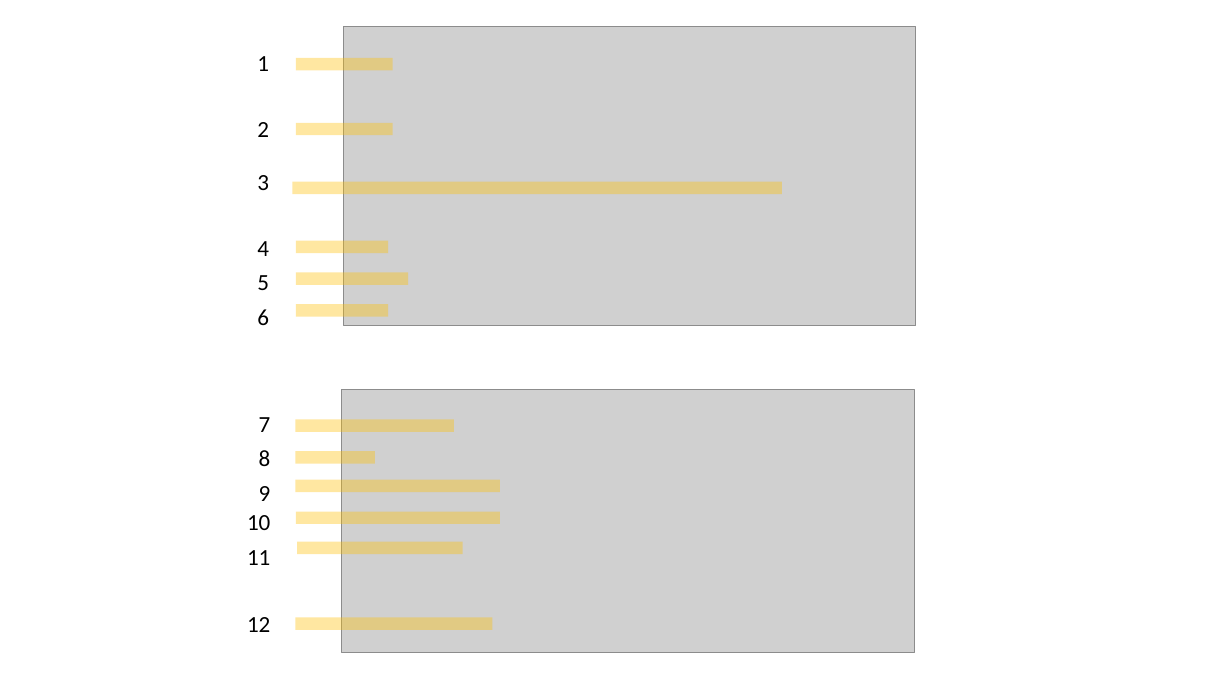
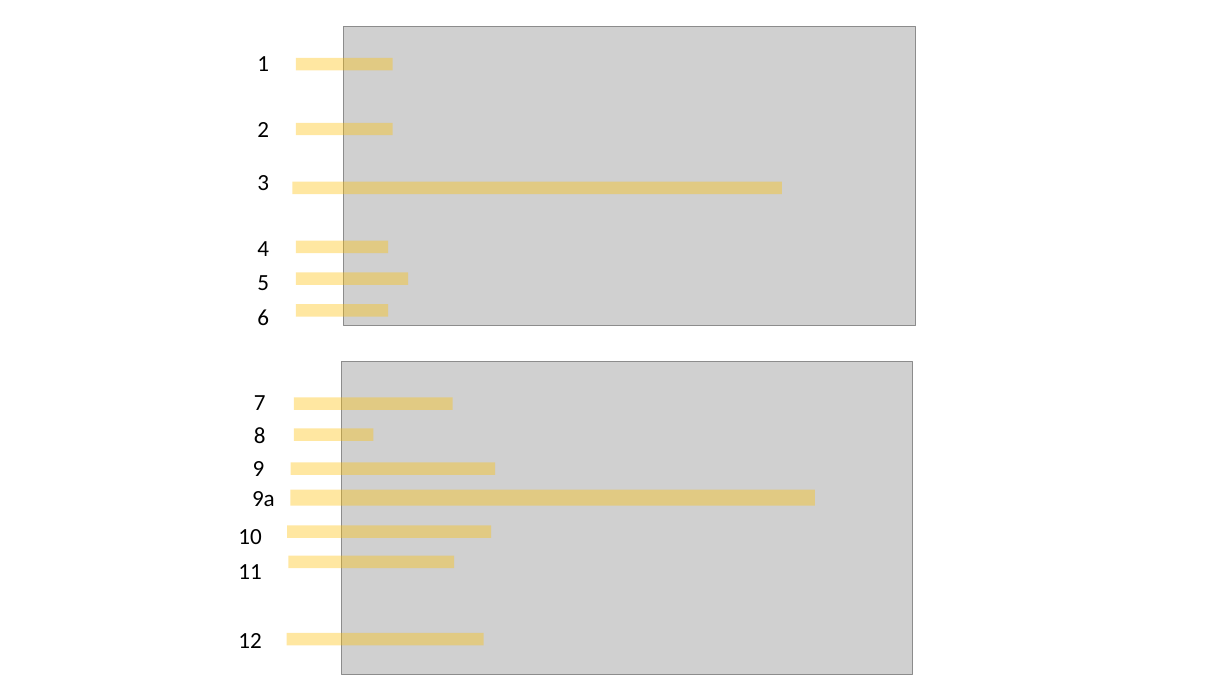
Before and after one commit to BIOP/ijp-operetta-importer, a slide deck: slide 1 of resources/ijp-operetta-importer-annotations.pptx. Drawn at 1232x693 pixels with LibreOffice and Linux fonts; fonts in the diff are those of the drawing; grey boxes stand for pictures. Boxes give left, top, right and bottom in pixels: in the first picture for what was removed or moved away, otherwise in the second. Text is boxed around its words. In the diff, an @@ line names an element or a change of style, - is before the commit and + after.

Commit message:
update resources

```diff
--- a/resources/ijp-operetta-importer-annotations.pptx
+++ b/resources/ijp-operetta-importer-annotations.pptx
@@ picture: place and size @@
-picture at bbox=[342, 390, 914, 653]
+picture at bbox=[342, 361, 912, 675]
@@ rectangle: place and size @@
-rectangle at bbox=[296, 420, 455, 433]
+rectangle at bbox=[294, 397, 453, 410]
@@ text "9": place and size @@
-text "9" at bbox=[259, 486, 271, 501]
+text "9" at bbox=[253, 461, 265, 476]
@@ rectangle: place and size @@
-rectangle at bbox=[296, 451, 375, 464]
+rectangle at bbox=[294, 429, 373, 442]
@@ 2 texts, 1 rectangle: place and size @@
-2 texts, 1 rectangle at bbox=[259, 417, 500, 493]
+2 texts, 1 rectangle at bbox=[254, 395, 495, 475]
@@ text added at bbox=[252, 491, 275, 506], 18 pt, text #000000 @@
+9a
@@ rectangle added at bbox=[290, 490, 815, 506], fill #FFC000 at 37% opacity @@
@@ 3 texts, 3 rectangles: place and size @@
-3 texts, 3 rectangles at bbox=[247, 512, 500, 632]
+3 texts, 3 rectangles at bbox=[238, 526, 492, 648]
```
